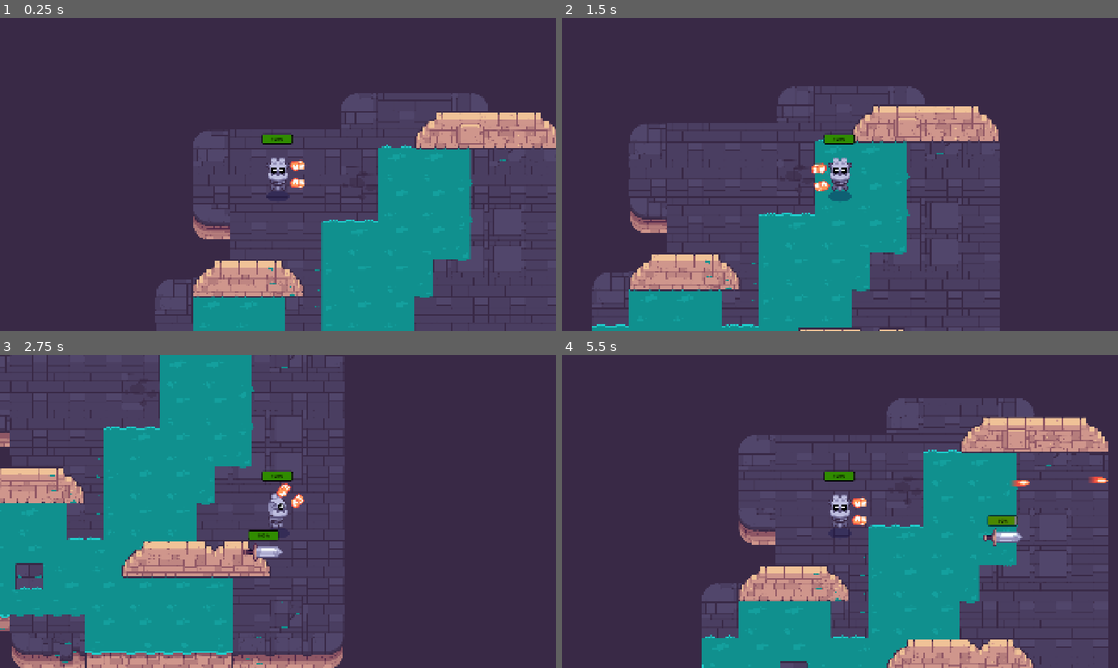
Above: before the commit, frames 1-4 (two rows, left to right).
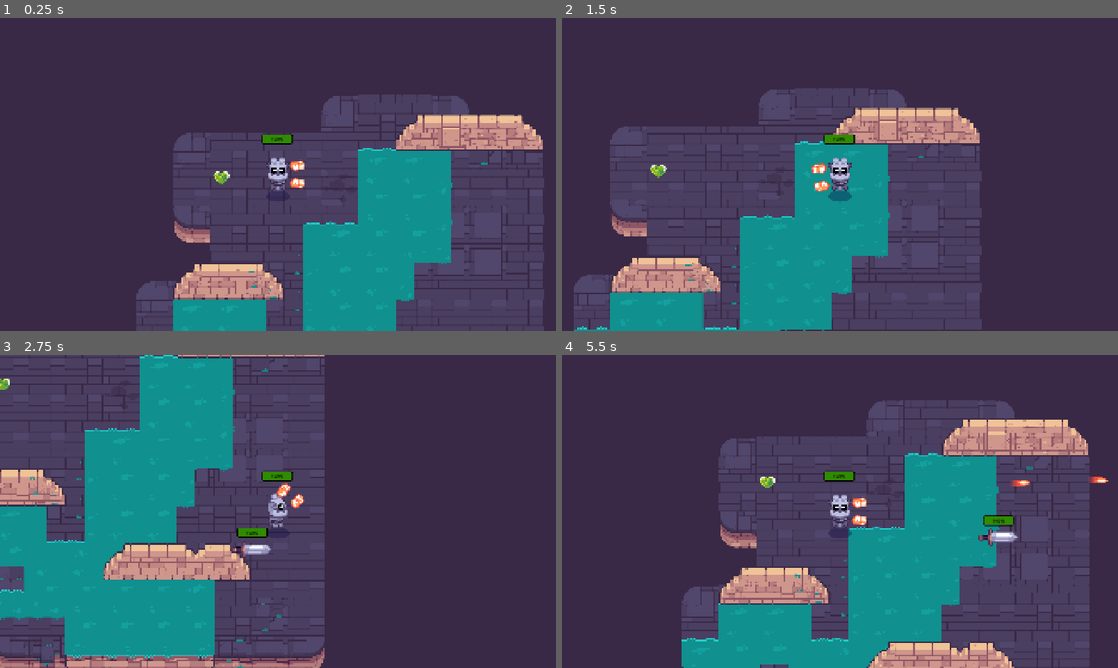
Above: after the commit, the same moments.

Repository: iFryTheReal/GDQuestTweenStick
Game: Godot game, scene res://test_room.tscn
Two runs of this game, one before a commit and one after it. Both use one fixed random seed, a clock stepped at 60 frames per second and the inputs below. The project has no main scene, so this scene is started directly. Sound files missing from this copy of the repository are replaced by a short silence.
Inputs (mouse positions are in pixels of both pictures, inside the frame that each line leads up to):
- Up to frame 1 (0.25 s): no input
- Up to frame 2 (1.5 s): tap Enter at 0.5 s; move the mouse to (962, 158) at 0.52 s; hold D (move_right) 0.53-1.28 s; hold Space (shoot) 0.53-1.28 s; click (962, 158) at 0.67 s; move the mouse to (728, 190) at 1.27 s; hold S (move_down) from 1.28 s (still down); tap Z at 1.35 s
- Up to frame 3 (2.75 s): move the mouse to (333, 442) at 2.02 s; release S (move_down) at 2.03 s; hold D (move_right) from 2.03 s (still down); hold Space (shoot) from 2.03 s (still down)
- Up to frame 4 (5.5 s): move the mouse to (812, 574) at 2.77 s; release D (move_right) at 2.78 s; release Space (shoot) at 2.78 s; hold W (move_up) 2.78-3.53 s; tap Z at 2.85, 4.35 s; click (812, 574) at 2.92 s; move the mouse to (1006, 558) at 3.52 s; hold Space (shoot) 3.53-4.28 s; hold A (move_left) 3.53-5.03 s; move the mouse to (673, 464) at 4.27 s; move the mouse to (867, 511) at 5.02 s; hold S (move_down) from 5.03 s (still down); hold Space (shoot) from 5.03 s (still down); click (867, 511) at 5.17 s

The runs differ from the first frame. In frame 1, 16% of the frame differs, in the area x 24-100%, y 24-100%; in frame 2, 17%; in frame 3, 19%, in the area x 0-62%, y 0-100%; in frame 4, 19%.

Commit message:
Create pickup scene
Used to instanciate pickable items

Diff:
--- /dev/null
+++ b/pickups/healing_item.tres
@@ -0,0 +1,12 @@
+[gd_resource type="Resource" script_class="HealingItem" load_steps=4 format=3 uid="uid://bujx6gkg43vbt"]
+
+[ext_resource type="Texture2D" uid="uid://be8lmb157qflx" path="res://pickups/pickup_health.png" id="1_m81te"]
+[ext_resource type="Script" uid="uid://g4pne0rjubpf" path="res://pickups/healing_item.gd" id="1_s2hi5"]
+[ext_resource type="AudioStream" uid="uid://o3ra7o263286" path="res://pickups/pickup_health.wav" id="2_m81te"]
+
+[resource]
+script = ExtResource("1_s2hi5")
+healing_amount = 5
+item_sprite = ExtResource("1_m81te")
+pickup_sound = ExtResource("2_m81te")
+metadata/_custom_type_script = "uid://g4pne0rjubpf"
--- /dev/null
+++ b/pickups/pickup.gd
@@ -0,0 +1,26 @@
+@tool
+class_name Pickup extends Area2D
+
+@onready var _sprite_2d: Sprite2D = %Sprite2D
+@onready var _audio_stream_player: AudioStreamPlayer2D = %AudioStreamPlayer
+
+@export var item: Item = null : set = set_item
+
+func _ready() -> void:
+	set_item(item)
+
+	body_entered.connect(func (body: Node) -> void:
+		if body is Player:
+			set_deferred("monitoring", false)
+			_sprite_2d.visible = false
+			item.use(body)
+			_audio_stream_player.play()
+			_audio_stream_player.finished.connect(queue_free)
+	)
+
+func set_item(new_item: Item) -> void:
+	item = new_item
+	if _sprite_2d != null:
+		_sprite_2d.texture = item.item_sprite
+	if _audio_stream_player != null:
+		_audio_stream_player.stream = item.pickup_sound
--- /dev/null
+++ b/pickups/pickup.tscn
@@ -0,0 +1,23 @@
+[gd_scene load_steps=5 format=3 uid="uid://di05o5yap3qja"]
+
+[ext_resource type="Script" uid="uid://1kjhiek8nmff" path="res://pickups/pickup.gd" id="1_ra232"]
+[ext_resource type="Texture2D" uid="uid://dmw7lbie35vag" path="res://pickups/pickup_ice.png" id="2_pbiw3"]
+[ext_resource type="AudioStream" uid="uid://c2woejhi871h1" path="res://pickups/pickup.wav" id="3_x6t5v"]
+
+[sub_resource type="CircleShape2D" id="CircleShape2D_pbiw3"]
+radius = 29.0
+
+[node name="Pickup" type="Area2D"]
+script = ExtResource("1_ra232")
+
+[node name="Sprite2D" type="Sprite2D" parent="."]
+unique_name_in_owner = true
+texture = ExtResource("2_pbiw3")
+
+[node name="CollisionShape2D" type="CollisionShape2D" parent="."]
+position = Vector2(0, -3)
+shape = SubResource("CircleShape2D_pbiw3")
+
+[node name="AudioStreamPlayer" type="AudioStreamPlayer2D" parent="."]
+unique_name_in_owner = true
+stream = ExtResource("3_x6t5v")
--- a/test_room.tscn
+++ b/test_room.tscn
@@ -1,15 +1,21 @@
-[gd_scene load_steps=4 format=3 uid="uid://6vk43bg5hv2m"]
+[gd_scene load_steps=6 format=3 uid="uid://6vk43bg5hv2m"]
 
 [ext_resource type="PackedScene" uid="uid://cu2rb5dl4ljte" path="res://levels/rooms/room_a.tscn" id="1_oqbmf"]
 [ext_resource type="PackedScene" uid="uid://43ku0c7m8gqa" path="res://player/player.tscn" id="2_arrdh"]
 [ext_resource type="PackedScene" uid="uid://c0i2gypp2yyrp" path="res://mobs/mob.tscn" id="3_arrdh"]
+[ext_resource type="Resource" uid="uid://bujx6gkg43vbt" path="res://pickups/healing_item.tres" id="3_sqxie"]
+[ext_resource type="PackedScene" uid="uid://di05o5yap3qja" path="res://pickups/pickup.tscn" id="4_ju58f"]
 
 [node name="TestRoom" type="Node2D"]
 
 [node name="RoomA" parent="." instance=ExtResource("1_oqbmf")]
 
+[node name="Pickup" parent="." instance=ExtResource("4_ju58f")]
+position = Vector2(295, 283)
+item = ExtResource("3_sqxie")
+
 [node name="Player" parent="." instance=ExtResource("2_arrdh")]
-position = Vector2(424, 281)
+position = Vector2(490, 272)
 
 [node name="Mob" parent="." instance=ExtResource("3_arrdh")]
 position = Vector2(1219, 1070)
Not shown, added: pickups/pickup.gd.uid
